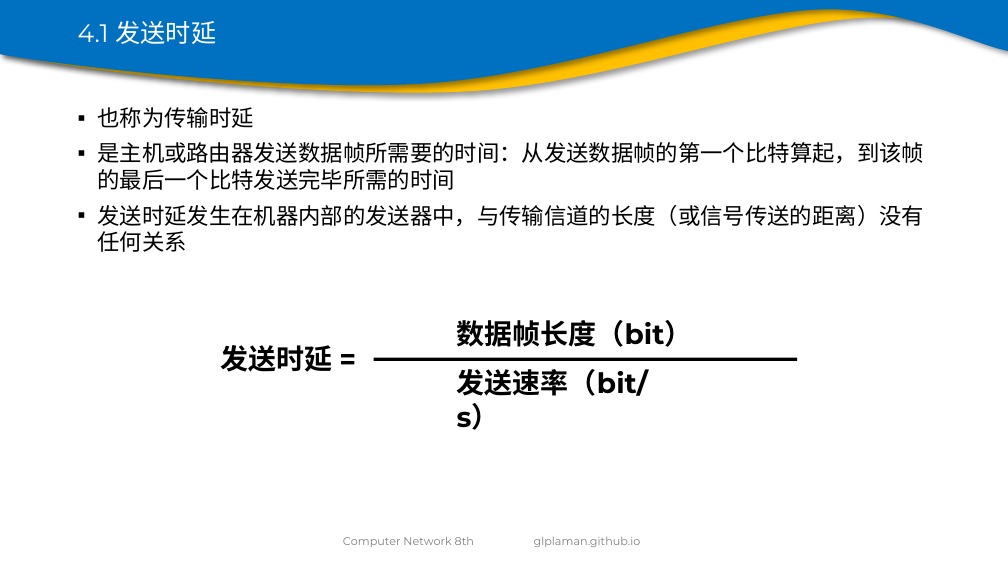
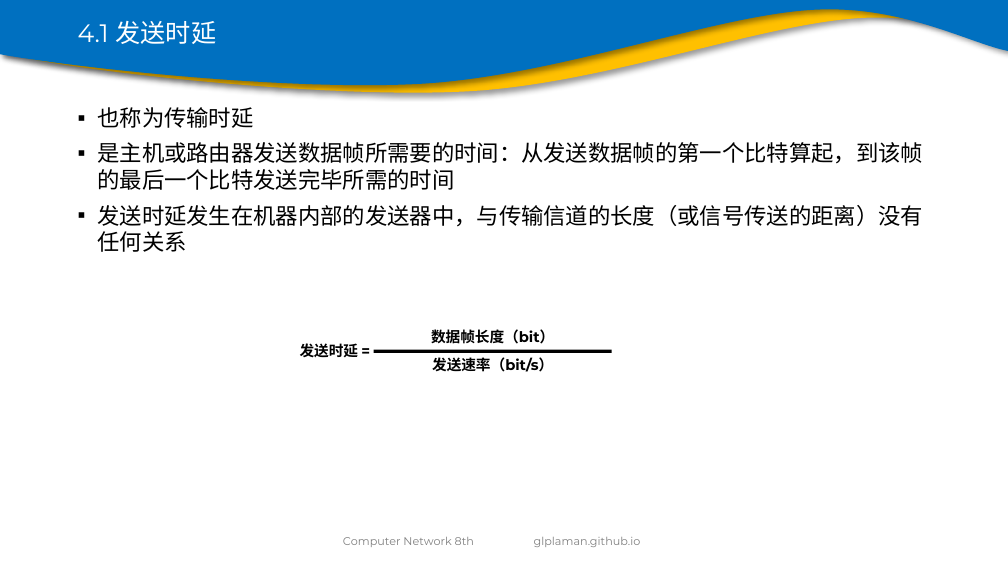
Before and after one commit to glplaman/glplaman.github.io, a slide deck: slide 75 of network/ppt/chap1.pptx. Drawn at 1008x567 pixels with LibreOffice and Linux fonts; fonts in the diff are those of the drawing; background and template pictures are left out. Boxes give left, top, right and bottom in pixels: in the first picture for what was removed or moved away, otherwise in the second. Text is boxed around its words. In the diff, an @@ line names an element or a change of style, - is before the commit and + after.

```diff
--- a/network/ppt/chap1.pptx
+++ b/network/ppt/chap1.pptx
@@ text "数据帧长度（bit）": place and size @@
-text "数据帧长度（bit）" at box(456, 320, 692, 347)
+text "数据帧长度（bit）" at box(431, 329, 554, 344)
@@ text "数据帧长度（bit）" at box(431, 329, 554, 344): size 20 to 10.5 pt; alignment left to centre @@
@@ text "发送时延 =": place and size @@
-text "发送时延 =" at box(221, 345, 333, 372)
+text "发送时延 =" at box(300, 343, 358, 357)
@@ text "发送时延 =" at box(300, 343, 358, 357): size 20 to 10.5 pt @@
@@ line moved from (374, 359) - (797, 359) to (374, 351) - (612, 351) @@
@@ text "发送速率（bit/s）" at box(432, 357, 553, 372): size 20 to 10.5 pt; alignment left to centre @@
@@ text "发送速率（bit/s）": place and size @@
-text "发送速率（bit/s）" at box(457, 369, 648, 430)
+text "发送速率（bit/s）" at box(432, 357, 553, 372)
```
Also in this commit, not shown: 13 other slides changed, 47 other files.
